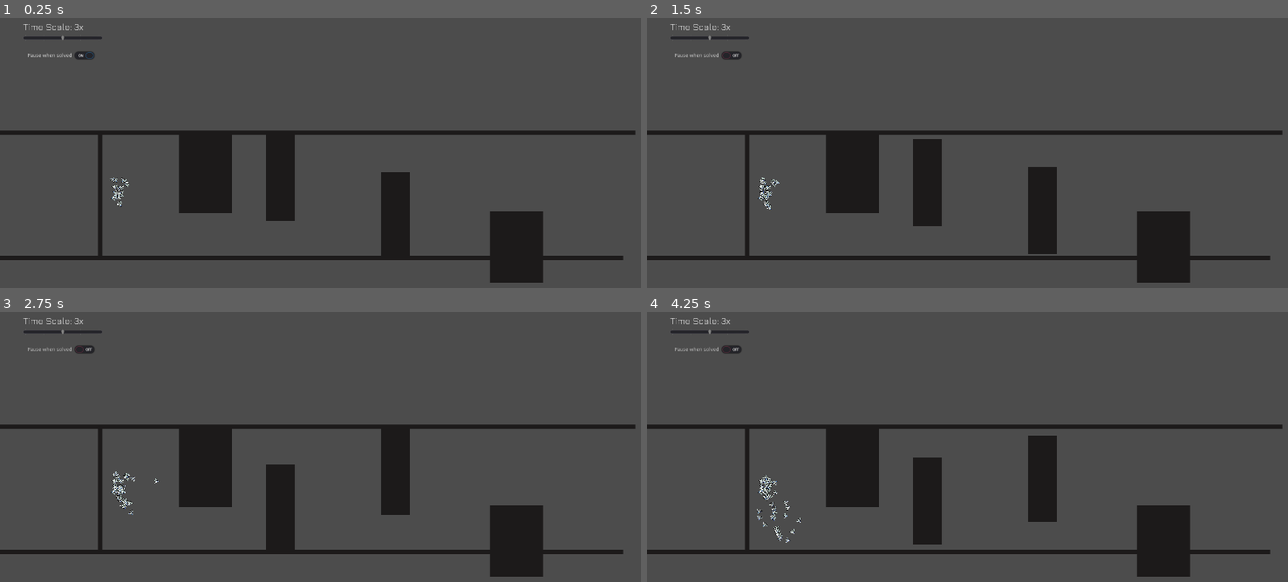
Above: before the commit, frames 1-4 (two rows, left to right).
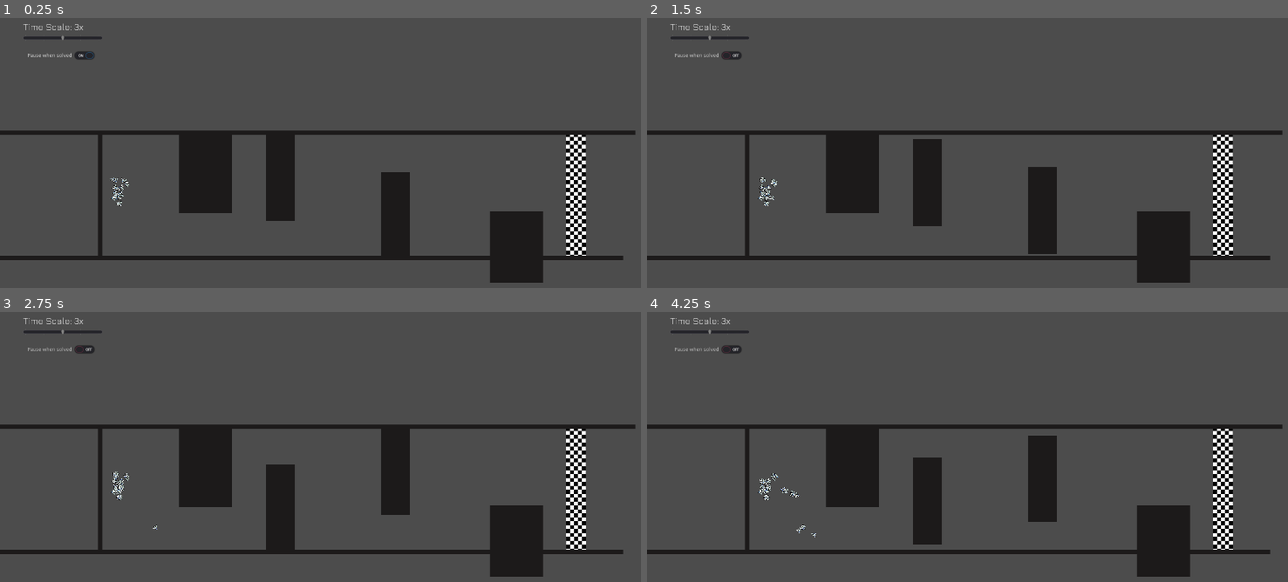
Above: after the commit, the same moments.

Repository: a0x77ry/plasmata
Game: Godot game, scene res://games/game3/game3.tscn
Same seed, same stepped clock (60 frames per second), same inputs: the game is played once before the commit and once after it. This scene is started directly instead of the project's main scene.
Inputs (mouse positions are in pixels of both pictures, inside the frame that each line leads up to):
- Up to frame 1 (0.25 s): no input
- Up to frame 2 (1.5 s): tap Enter (ui_accept) at 0.5, 0.77 s; move the mouse to (1146, 182) at 0.52 s; click (1146, 182) at 0.67 s; click "Pause when solved" at 1.25 s
- Up to frame 3 (2.75 s): move the mouse to (211, 517) at 2.02 s; click (211, 517) at 2.17 s; tap Enter (ui_accept) at 2.27 s
- Up to frame 4 (4.25 s): move the mouse to (1063, 411) at 2.77 s; click (1063, 411) at 2.92 s; move the mouse to (961, 576) at 3.52 s; click (961, 576) at 3.67 s; tap Enter (ui_accept) at 3.77 s

The runs differ from the first frame. In frame 1, 1.4% of the frame differs, in the area x 17-92%, y 43-89%; in frame 2, 1.5%; in frame 3, 1.5%; in frame 4, 1.7%.

Commit message:
Add checkered finish lines. Remove walls at the far right

Diff:
--- a/games/game1/game1.tscn
+++ b/games/game1/game1.tscn
@@ -1,9 +1,10 @@
-[gd_scene load_steps=14 format=2]
+[gd_scene load_steps=15 format=2]
 
 [ext_resource path="res://game.tscn" type="PackedScene" id=1]
 [ext_resource path="res://games/game1/game1.gd" type="Script" id=2]
 [ext_resource path="res://fonts/Jura-Light.ttf" type="DynamicFontData" id=3]
 [ext_resource path="res://wall.tscn" type="PackedScene" id=4]
+[ext_resource path="res://images/finish-line.png" type="Texture" id=5]
 
 [sub_resource type="RectangleShape2D" id=7]
 resource_local_to_scene = true
@@ -72,7 +73,12 @@
 wait_time = 10.0
 autostart = true
 
-[node name="Walls" type="Node2D" parent="." index="2"]
+[node name="Finish-line" type="Sprite" parent="." index="2"]
+position = Vector2( 1295, 267 )
+scale = Vector2( 0.55, 0.55 )
+texture = ExtResource( 5 )
+
+[node name="Walls" type="Node2D" parent="." index="3"]
 
 [node name="Wall" parent="Walls" index="0" instance=ExtResource( 4 )]
 position = Vector2( 477, 438 )
@@ -104,12 +110,7 @@
 rotation = -1.57079
 scale = Vector2( 11, -0.802 )
 
-[node name="Wall8" parent="Walls" index="6" instance=ExtResource( 4 )]
-position = Vector2( 1324, 267 )
-rotation = 1.5708
-scale = Vector2( 11, 1 )
-
-[node name="SpawningArea" type="Area2D" parent="." index="3"]
+[node name="SpawningArea" type="Area2D" parent="." index="4"]
 position = Vector2( 49, 252 )
 __meta__ = {
 "_edit_group_": true
@@ -118,7 +119,7 @@
 [node name="CollisionShape2D" type="CollisionShape2D" parent="SpawningArea" index="0"]
 shape = SubResource( 7 )
 
-[node name="FinishLine" type="Area2D" parent="." index="4"]
+[node name="FinishLine" type="Area2D" parent="." index="5"]
 position = Vector2( 1294, 304 )
 scale = Vector2( 2.52001, 1 )
 collision_layer = 5
@@ -130,10 +131,10 @@
 position = Vector2( 0, -37.5 )
 shape = SubResource( 8 )
 
-[node name="Path2D" type="Path2D" parent="." index="6"]
+[node name="Path2D" type="Path2D" parent="." index="7"]
 curve = SubResource( 9 )
 
-[node name="UI" parent="." index="7"]
+[node name="UI" parent="." index="8"]
 margin_left = -252.0
 margin_top = -163.0
 margin_right = -212.0
--- a/games/game2/game2.tscn
+++ b/games/game2/game2.tscn
@@ -1,9 +1,10 @@
-[gd_scene load_steps=14 format=2]
+[gd_scene load_steps=15 format=2]
 
 [ext_resource path="res://game.tscn" type="PackedScene" id=1]
 [ext_resource path="res://games/game2/game2.gd" type="Script" id=2]
 [ext_resource path="res://fonts/Jura-Light.ttf" type="DynamicFontData" id=3]
 [ext_resource path="res://wall.tscn" type="PackedScene" id=4]
+[ext_resource path="res://images/finish-line.png" type="Texture" id=5]
 
 [sub_resource type="RectangleShape2D" id=7]
 resource_local_to_scene = true
@@ -74,7 +75,12 @@
 wait_time = 10.0
 autostart = true
 
-[node name="Walls" type="Node2D" parent="." index="2"]
+[node name="Finish-line" type="Sprite" parent="." index="2"]
+position = Vector2( 1304, 263 )
+scale = Vector2( 0.55, 0.55 )
+texture = ExtResource( 5 )
+
+[node name="Walls" type="Node2D" parent="." index="3"]
 
 [node name="Wall" parent="Walls" index="0" instance=ExtResource( 4 )]
 position = Vector2( 477, 438 )
@@ -111,12 +117,7 @@
 rotation = -1.57079
 scale = Vector2( 11, -0.802 )
 
-[node name="Wall8" parent="Walls" index="7" instance=ExtResource( 4 )]
-position = Vector2( 1836, 260 )
-rotation = 1.5708
-scale = Vector2( 11, 1 )
-
-[node name="SpawningArea" type="Area2D" parent="." index="3"]
+[node name="SpawningArea" type="Area2D" parent="." index="4"]
 position = Vector2( 49, 252 )
 __meta__ = {
 "_edit_group_": true
@@ -126,7 +127,7 @@
 shape = SubResource( 7 )
 disabled = true
 
-[node name="FinishLine" type="Area2D" parent="." index="4"]
+[node name="FinishLine" type="Area2D" parent="." index="5"]
 modulate = Color( 0.231373, 0.027451, 0.027451, 1 )
 position = Vector2( 1296, 304 )
 scale = Vector2( 2.04, 1 )
@@ -139,10 +140,10 @@
 position = Vector2( 0, -37.5 )
 shape = SubResource( 8 )
 
-[node name="Path2D" type="Path2D" parent="." index="6"]
+[node name="Path2D" type="Path2D" parent="." index="7"]
 curve = SubResource( 9 )
 
-[node name="UI" parent="." index="7"]
+[node name="UI" parent="." index="8"]
 margin_left = -300.0
 margin_top = -132.0
 margin_right = -260.0
--- a/games/game3/game3.gd
+++ b/games/game3/game3.gd
@@ -33,7 +33,7 @@
     "finish_angle",
 
     "fitness",
-    # "go_right_input",
+    "go_right_input",
     "go_forward_input",
     "mwall_1_pos",
     "mwall_2_pos"
--- a/games/game3/game3.tscn
+++ b/games/game3/game3.tscn
@@ -1,10 +1,11 @@
-[gd_scene load_steps=16 format=2]
+[gd_scene load_steps=17 format=2]
 
 [ext_resource path="res://game.tscn" type="PackedScene" id=1]
 [ext_resource path="res://games/game3/game3.gd" type="Script" id=2]
 [ext_resource path="res://fonts/Jura-Light.ttf" type="DynamicFontData" id=3]
 [ext_resource path="res://wall.tscn" type="PackedScene" id=4]
 [ext_resource path="res://moving-wall.tscn" type="PackedScene" id=5]
+[ext_resource path="res://images/finish-line.png" type="Texture" id=6]
 
 [sub_resource type="Animation" id=10]
 resource_name = "MovingWall"
@@ -102,7 +103,12 @@
 wait_time = 10.0
 autostart = true
 
-[node name="Walls" type="Node2D" parent="." index="2"]
+[node name="Finish-line" type="Sprite" parent="." index="2"]
+position = Vector2( 1304, 266 )
+scale = Vector2( 0.55, 0.55 )
+texture = ExtResource( 6 )
+
+[node name="Walls" type="Node2D" parent="." index="3"]
 
 [node name="Wall" parent="Walls" index="0" instance=ExtResource( 4 )]
 position = Vector2( 477, 438 )
@@ -119,32 +125,27 @@
 rotation = -1.57079
 scale = Vector2( 11, -0.802 )
 
-[node name="Wall8" parent="Walls" index="3" instance=ExtResource( 4 )]
-position = Vector2( 1750, 262 )
-rotation = 1.5708
-scale = Vector2( 11, 1 )
-
-[node name="MovingWall" parent="Walls" index="4" instance=ExtResource( 5 )]
+[node name="MovingWall" parent="Walls" index="3" instance=ExtResource( 5 )]
 position = Vector2( 490, 216 )
 
-[node name="MovingWall2" parent="Walls" index="5" instance=ExtResource( 5 )]
+[node name="MovingWall2" parent="Walls" index="4" instance=ExtResource( 5 )]
 position = Vector2( 807, 320 )
 
-[node name="Wall9" parent="Walls" index="6" instance=ExtResource( 4 )]
+[node name="Wall9" parent="Walls" index="5" instance=ExtResource( 4 )]
 position = Vector2( 283, 202 )
 rotation = 1.5708
 scale = Vector2( 6.98628, 10.4094 )
 
-[node name="Wall10" parent="Walls" index="7" instance=ExtResource( 4 )]
+[node name="Wall10" parent="Walls" index="6" instance=ExtResource( 4 )]
 position = Vector2( 1140, 407 )
 rotation = 1.5708
 scale = Vector2( 6.2, 10.409 )
 
-[node name="WallPlayer" type="AnimationPlayer" parent="." index="3"]
+[node name="WallPlayer" type="AnimationPlayer" parent="." index="4"]
 autoplay = "MovingWall"
 anims/MovingWall = SubResource( 10 )
 
-[node name="SpawningArea" type="Area2D" parent="." index="4"]
+[node name="SpawningArea" type="Area2D" parent="." index="5"]
 position = Vector2( 49, 252 )
 __meta__ = {
 "_edit_group_": true
@@ -153,7 +154,7 @@
 [node name="CollisionShape2D" type="CollisionShape2D" parent="SpawningArea" index="0"]
 shape = SubResource( 7 )
 
-[node name="FinishLine" type="Area2D" parent="." index="5"]
+[node name="FinishLine" type="Area2D" parent="." index="6"]
 position = Vector2( 1294, 302 )
 scale = Vector2( 1.96001, 1 )
 collision_layer = 5
@@ -165,12 +166,12 @@
 position = Vector2( 0, -37.5 )
 shape = SubResource( 8 )
 
-[node name="Path2D" type="Path2D" parent="." index="7"]
+[node name="Path2D" type="Path2D" parent="." index="8"]
 position = Vector2( -74.7798, -191.561 )
 scale = Vector2( 1.0581, 1.47534 )
 curve = SubResource( 9 )
 
-[node name="UI" parent="." index="8"]
+[node name="UI" parent="." index="9"]
 margin_left = -282.0
 margin_top = -155.0
 margin_right = -242.0
Binary file added: images/finish-line.png
Not shown, added: images/finish-line.png.import
